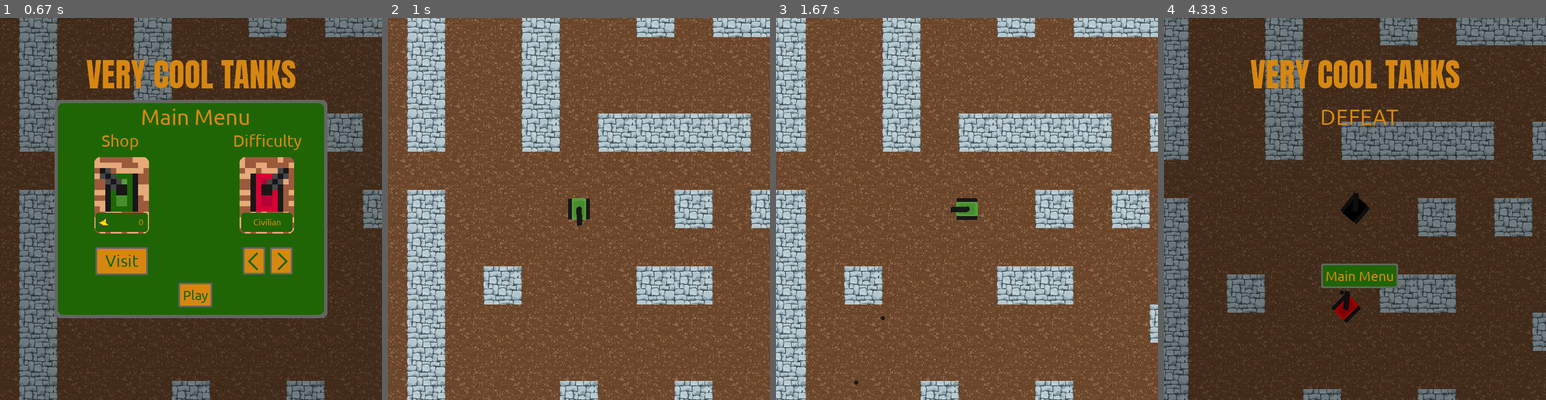
Above: before the commit, frames 1-4 (left to right).
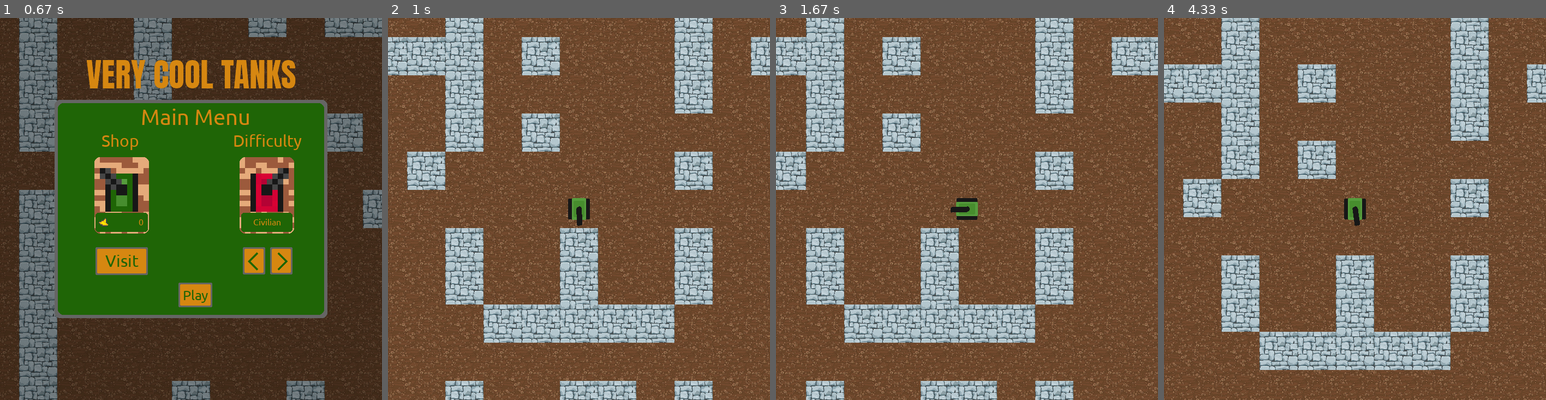
Above: after the commit, the same moments.

Repository: Camleaf/ICS3U
Game: pygame game, started from U3/main.py
Same seed, same stepped clock (60 frames per second), same inputs: the game is played once before the commit and once after it.
Inputs (mouse positions are in pixels of both pictures, inside the frame that each line leads up to):
- Up to frame 1 (0.67 s): click (191, 289) at 0.38 s
- Up to frame 2 (1 s): click (582, 293) at 0.72 s
- Up to frame 3 (1.67 s): tap Space at 1 s; hold D from 1.33 s (still down); move the mouse to (875, 212) at 1.37 s
- Up to frame 4 (4.33 s): release D at 1.8 s; hold W 1.83-2.13 s; move the mouse to (1236, 151) at 1.87 s; hold D 2.17-2.63 s; move the mouse to (1412, 75) at 2.2 s; hold A 2.67-3.2 s; move the mouse to (1400, 243) at 2.7 s; hold S 3.23-3.53 s; move the mouse to (1362, 79) at 3.27 s; hold A 3.57-3.97 s; move the mouse to (1217, 197) at 3.6 s; hold W from 4 s (still down); move the mouse to (1358, 251) at 4.03 s

Frame 1 is identical in both runs. In frame 2, 38% of the frame differs, in the area x 0-100%, y 0-100%; in frame 3, 38%; in frame 4, 94%.

Commit message:
Start working on some new gold related systems

Diff:
--- a/U3/main.py
+++ b/U3/main.py
@@ -42,20 +42,20 @@
     def __init__(self):
         self.max_difficulty = 7
         self.gold = 0
-
+        self.difficulty = 1
         self.refresh_state()
+        self.interrupt_menu_active = True
 
     def refresh_state(self):
         """Used for initalizing a game state, such as on game start or when going to main menu"""
-
+        self.gold_gain = 0
         self.game_end = False
-        self.interrupt_menu_active = True
-        self.difficulty = 1
+        self.interrupt_menu_active = False
         self.screen = Screen(DISPLAY_BASE,DISPLAY_HEIGHT, GAME_BASE, GAME_HEIGHT)
         self.walls = Walls(GAME_BASE,GAME_HEIGHT, DISPLAY_BASE, DISPLAY_HEIGHT)
         self.player = Player(40,40,DISPLAY_BASE, DISPLAY_HEIGHT, GAME_BASE, GAME_HEIGHT)
         self.player_container = Create_Container(self.player)
-        self.enemies = Enemies(5,40,40,GAME_BASE, GAME_HEIGHT,DISPLAY_BASE, DISPLAY_HEIGHT, self.walls, self.player.camera_x, self.player.camera_y, 5,100)
+        self.enemies = Enemies(40,40,GAME_BASE, GAME_HEIGHT,DISPLAY_BASE, DISPLAY_HEIGHT, self.walls, self.player.camera_x, self.player.camera_y, self.difficulty, 100)
         self.player.create_magazine(self.walls)
         self.in_range_walls = threading.Thread(target = self.player.get_in_range_walls, args = (self.walls,))
         self.in_range_walls.daemon = True
@@ -68,11 +68,20 @@
         else:
             self.interrupt_menu_active = False
 
-    def end_game(self):
+    def end_game(self,win=False):
         self.game_end = True
+        self.gold_gain = 0
+        if not self.interrupt_menu_active:
+            if win:
+                self.gold_gain = self.enemies.end_game()
+                self.gold += self.gold_gain
+
+            else:
+                self.gold //= 2
+                self.gold_gain = -self.gold
+
         self.interrupt_menu_active = True
         self.player.is_alive = False
-        self.gold += self.enemies.end_game()
         time.sleep(0.1)
 
 c = Container()
--- a/U3/utils/enemies/main.py
+++ b/U3/utils/enemies/main.py
@@ -12,12 +12,21 @@
     """Class which contains all the enemies"""
     units: list[Enemy]
     active_paths: list[threading.Thread]
-
-    def __init__(self, enemies_num, width, height, GAME_BASE, GAME_HEIGHT, DISPLAY_BASE, DISPLAY_HEIGHT, walls: Walls, camera_x, camera_y, stocks, death_value:int=100):
-
-        self.number = enemies_num
+    diff_presets = {
+        1:{"stocks":3, "number":2, "gold_mult":0.7}, # add type of guns to be used
+        2:{"stocks":6, "number":3, "gold_mult":0.9},
+        3:{"stocks":8, "number":3, "gold_mult":1},
+        4:{"stocks":10, "number":4, "gold_mult":1.2},
+        5:{"stocks":15, "number":5, "gold_mult":1.6},
+        6:{"stocks":15, "number":10, "gold_mult":2.2},
+        7:{"stocks":20, "number":10, "gold_mult":3},
+    }
+
+
+    def __init__(self, width, height, GAME_BASE, GAME_HEIGHT, DISPLAY_BASE, DISPLAY_HEIGHT, walls: Walls, camera_x, camera_y, difficulty, death_value:int=100):
+
+        self.difficulty = difficulty
         self.active_paths = []
-        self.death_value = death_value
         self.units = []
         self.GAME_BASE = GAME_BASE
         self.GAME_HEIGHT = GAME_HEIGHT
@@ -26,7 +35,9 @@
         self.unit_width = width
         self.unit_height = height
         self.offset = (70 - self.unit_width) / 2
-        self.stocks = stocks
+        self.number = self.diff_presets[difficulty]["number"]
+        self.stocks = self.diff_presets[difficulty]["stocks"]
+        self.death_value = int(death_value * self.diff_presets[difficulty]["gold_mult"])
         self.cur_id = 0
         self.walls = walls
         self.current_gold_increase = 0
--- a/U3/utils/menu/frames.py
+++ b/U3/utils/menu/frames.py
@@ -177,13 +177,13 @@
     window.set_font_file(os.path.join(f'{os.getcwd()}','assets','gameFont.ttf'))
 
 
-    button = mu.Button(window, "Resume Game", command=menu.enter_game, args=tuple(), width=-1, text_size=25, border_width=3, corner_radius=3, border_color=OFF_GREY, background_color=VERY_DARK_PICKLE_GREEN, text_color=LIGHT_ORANGE)
+    button = mu.Button(window, "Resume Game", command=menu.resume_game, args=tuple(), width=-1, text_size=25, border_width=3, corner_radius=3, border_color=OFF_GREY, background_color=VERY_DARK_PICKLE_GREEN, text_color=LIGHT_ORANGE)
     window.pack(button, (269,250), ID="Playbutton")
 
     label = mu.Label(window, text="(You will lose any gold gained)", text_centre="centre", width=-1, text_size=15, border_width=3, corner_radius=3, text_color=LIGHT_ORANGE, background_alpha=0)
     window.pack(label, (258,400), ID="Menubutton1")
 
-    button = mu.Button(window, "Main Menu", command=menu.restart_game, args=tuple(), width=-1, text_size=25, border_width=3, corner_radius=3, border_color=OFF_GREY, background_color=VERY_DARK_PICKLE_GREEN, text_color=LIGHT_ORANGE)
+    button = mu.Button(window, "Main Menu", command=menu.menu_exit, args=tuple(), width=-1, text_size=25, border_width=3, corner_radius=3, border_color=OFF_GREY, background_color=VERY_DARK_PICKLE_GREEN, text_color=LIGHT_ORANGE)
     window.pack(button, (288,350), ID="Menubutton")
 
 
@@ -209,7 +209,9 @@
     label = mu.Label(window, "VICTORY", width=200, text_size=40, text_color=LIGHT_ORANGE, background_alpha=0, text_centre="centre")
     grid.pack(label, row=2, column=3, columnspan=8, ID="StatusLabel")
 
-    button = mu.Button(window, "Main Menu", command=menu.restart_game, args=tuple(), width=-1, text_size=25, border_width=3, corner_radius=3, border_color=OFF_GREY, background_color=VERY_DARK_PICKLE_GREEN, text_color=LIGHT_ORANGE)
+    # add you lost X gold or you won X gold
+
+    button = mu.Button(window, "Main Menu", command=menu.menu_exit, args=tuple(), width=-1, text_size=25, border_width=3, corner_radius=3, border_color=OFF_GREY, background_color=VERY_DARK_PICKLE_GREEN, text_color=LIGHT_ORANGE)
     window.pack(button, (288,450), ID="Menubutton")
 
     window.pack(grid, (100,50))
@@ -217,9 +219,6 @@
 
 
 
-
-
-
     ### shop
     background = mu.Background(window, width=GAME_BASE, height=GAME_HEIGHT, border_width=3, corner_radius=2,background_color=BLACK,border_color=BLACK,alpha=100)
     window.pack(background, (0,0))
--- a/U3/utils/menu/main.py
+++ b/U3/utils/menu/main.py
@@ -29,22 +29,27 @@
         self.update_gold_count(self.c.gold)
         return False
 
-    def restart_game(self):
+    def menu_exit(self):
         """Shorthand for switching to the main menu and refreshing all the variables"""
-        self.c.refresh_state()
+        self.c.end_game()
         return self.switch_frame('main')
 
-
+    def resume_game(self):
+        self.c.time_control(False)
+        self.switch_frame("ingame")
+        return False
 
     def enter_game(self):
         """Shorthand for removing the menu and unpausing the game"""
         self.c.time_control(False)
         self.switch_frame("ingame")
+        self.c.refresh_state()
         return False
+
 
     def end_game(self, win):
         """Changes the text on the winscreen during the end game"""
-        self.c.end_game()
+        self.c.end_game(win)
         self.switch_frame('endgame')
         if win:
             self.update_text('VICTORY', 'StatusLabel',(0,0,0,100))
